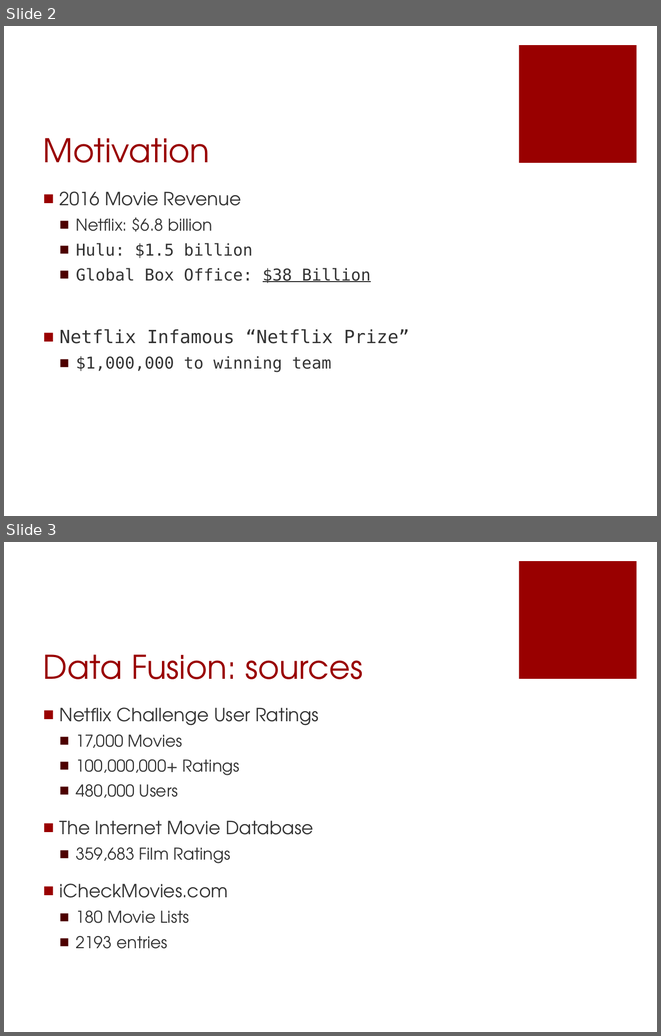
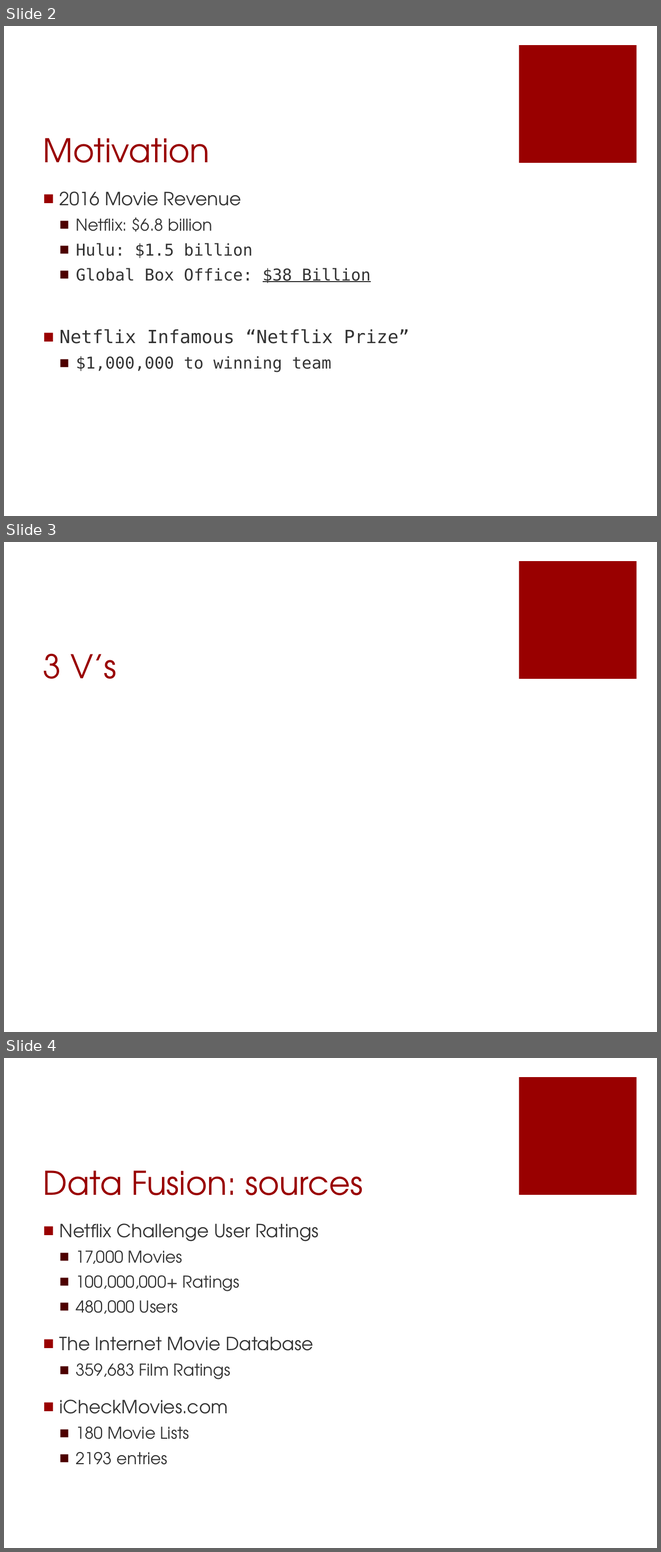
Before and after one commit to scrasmussen/euler-enigma, a slide deck: project/movieML/presentation.pptx. Shown one above the other, each under a label of ours: slides 2 and 3 before the commit, slides 2, 3 and 4 after it. The pictures are 661x1036 and 661x1552 pixels, drawn with LibreOffice and Linux fonts; fonts in the diff are those of the drawing. Boxes give left, top, right and bottom in pixels: in the first picture for what was removed or moved away, otherwise in the second. Text is boxed around its words. In the diff, an @@ line names an element or a change of style, - is before the commit and + after.

```diff
--- a/project/movieML/presentation.pptx
+++ b/project/movieML/presentation.pptx
@@ slide 3 added at (x1=4, y1=542, x2=657, y2=1032), background #FFFFFF; not listed: 1 template element that a slide beside it also shows @@
@@ title added at (x1=43, y1=653, x2=116, y2=679), 36 pt, text #990000 @@
+3 V’s
@@ what was slide 3 is now slide 4 @@
```
Also in this commit, not shown: 3 slides changed, 1 other slide added, 2 slides removed.
